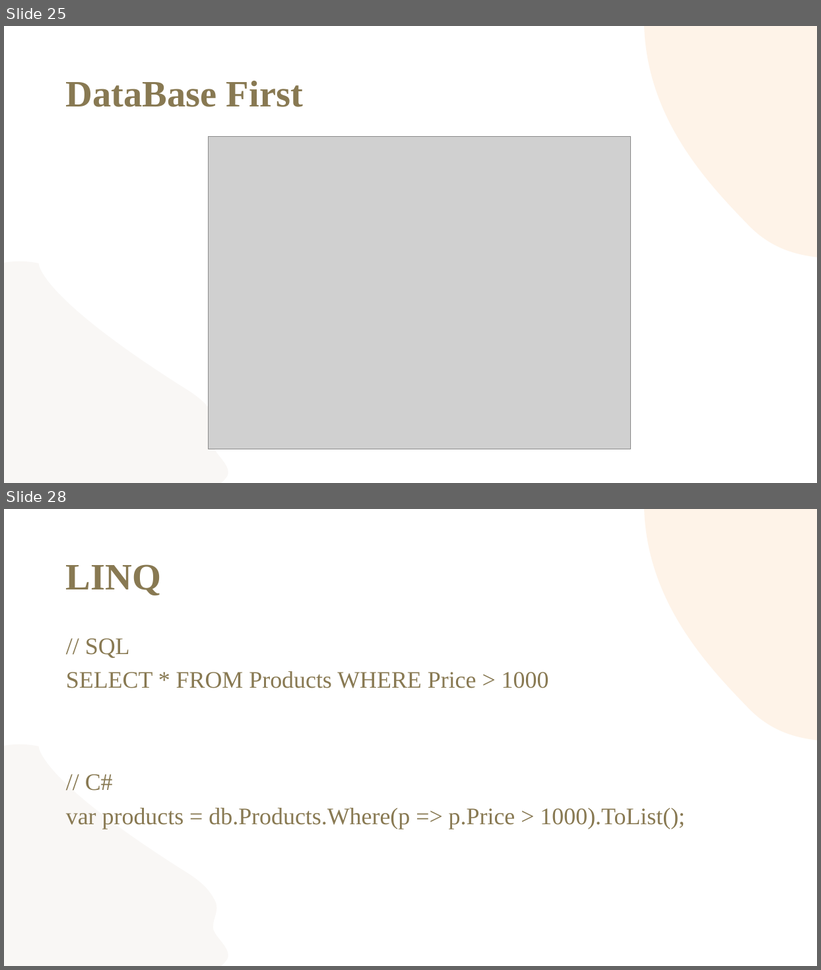
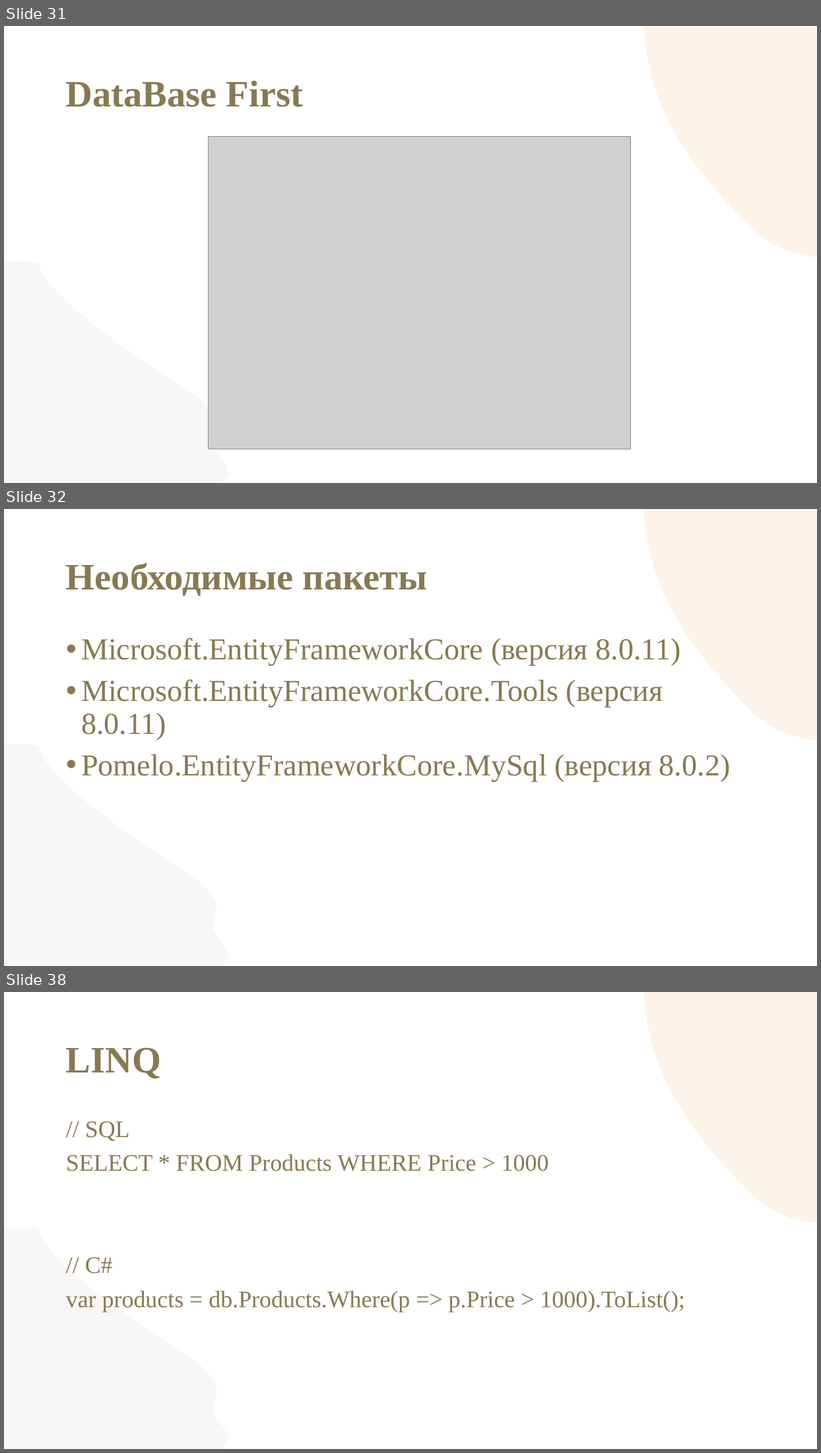
Before and after one commit to gheluag/demoexam_2026, a slide deck: Модуль 2/EF/EF.pptx. Shown one above the other, each under a label of ours: slides 25 and 28 before the commit, slides 31, 32 and 38 after it; the slides between them are not shown. The pictures are 821x970 and 821x1453 pixels, drawn with LibreOffice and Linux fonts; fonts in the diff are those of the drawing; grey boxes stand for pictures; background and template pictures are left out. Boxes give left, top, right and bottom in pixels: in the first picture for what was removed or moved away, otherwise in the second. Text is boxed around its words. In the diff, an @@ line names an element or a change of style, - is before the commit and + after.

```diff
--- a/Модуль 2/EF/EF.pptx
+++ b/Модуль 2/EF/EF.pptx
@@ slide 32 added at (4, 509, 817, 966), background #FFFFFF; not listed: 2 template elements that a slide beside it also shows @@
@@ title added at (66, 562, 428, 596), 44 pt, text #887952, bold @@
+Необходимые пакеты
@@ text added at (81, 638, 731, 782), 36 pt, text #887952 @@
+• Microsoft.EntityFrameworkCore (версия 8.0.11)
+• Microsoft.EntityFrameworkCore.Tools (версия 8.0.11)
+• Pomelo.EntityFrameworkCore.MySql (версия 8.0.2)
@@ what was slide 25 is now slide 31 @@
@@ what was slide 28 is now slide 38 @@
```
Also in this commit, not shown: 10 slides changed, 14 other slides added, 37 other files.
